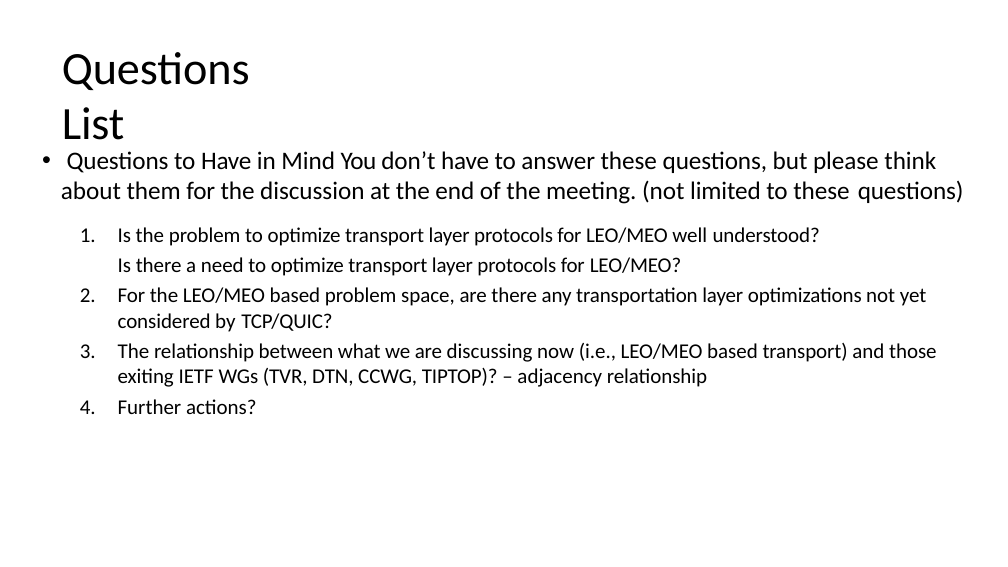
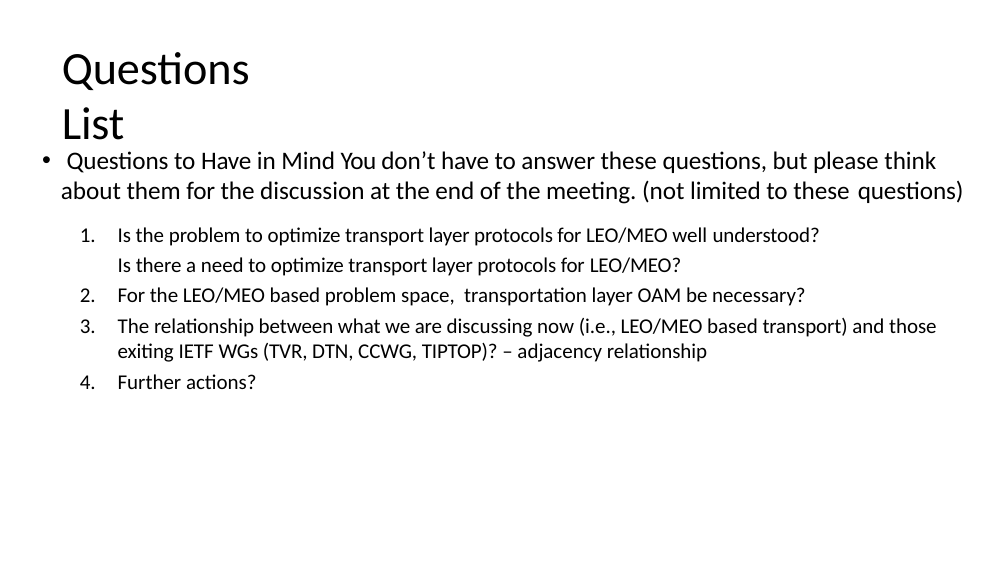
Before and after one commit to FengYang-oss/T4SAT, a slide deck: slide 6 of sidemeetings/ietf125/0-T4SAT-Agenda.pptx. Drawn at 1008x567 pixels with LibreOffice and Linux fonts; fonts in the diff are those of the drawing. Boxes give left, top, right and bottom in pixels: in the first picture for what was removed or moved away, otherwise in the second. Text is boxed around its words. In the diff, an @@ line names an element or a change of style, - is before the commit and + after.

```diff
--- a/sidemeetings/ietf125/0-T4SAT-Agenda.pptx
+++ b/sidemeetings/ietf125/0-T4SAT-Agenda.pptx
@@ text at box(118, 287, 805, 306): text changed @@
-  2. For the LEO/MEO based problem space, are there any transportation layer optimizations not yet considered by TCP/QUIC?
+  2. For the LEO/MEO based problem space, transportation layer OAM be necessary?
```
Also in this commit, not shown: 4 other files.
